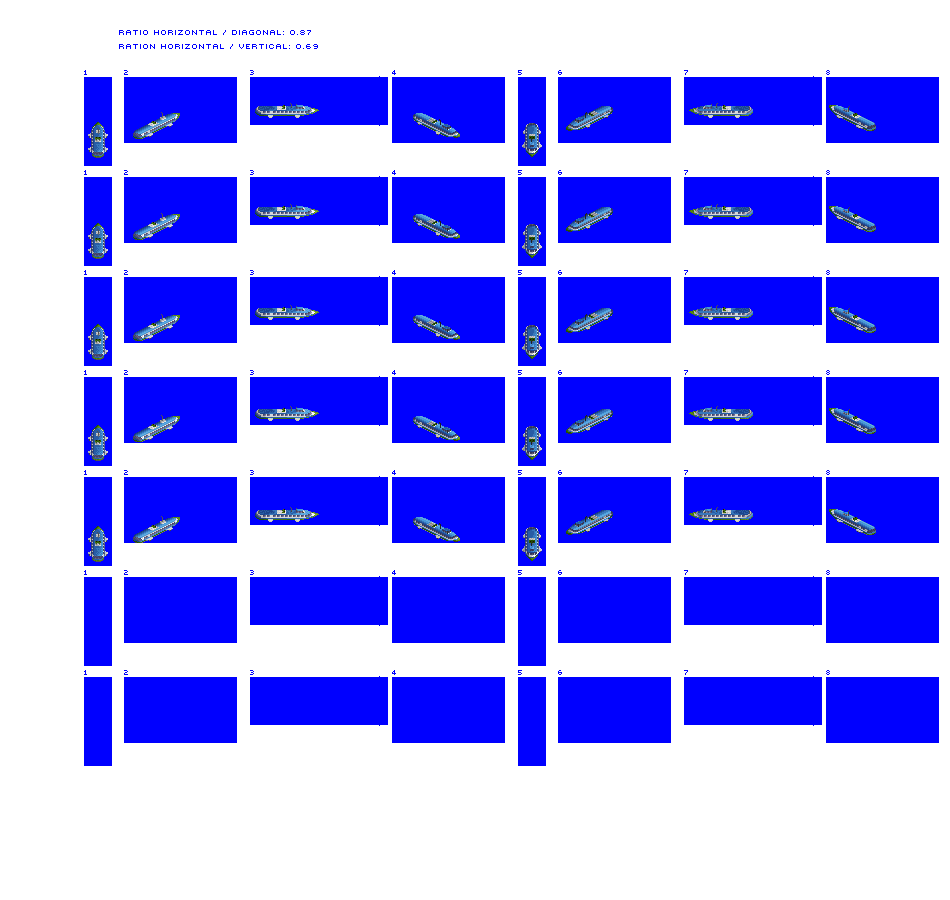
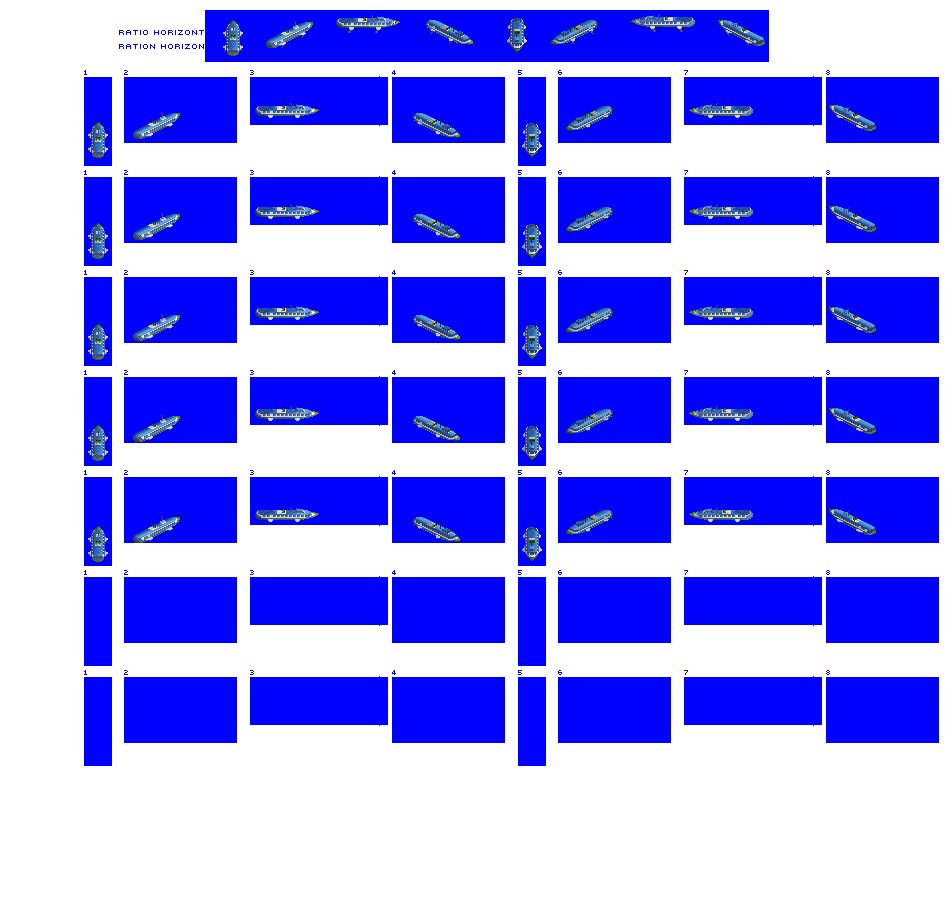
The second 950px x 900px image is a revision of the first. Changes to its layers:
added layer "Layer 2" above "Hydrofoil" over [205, 10, 769, 62]
